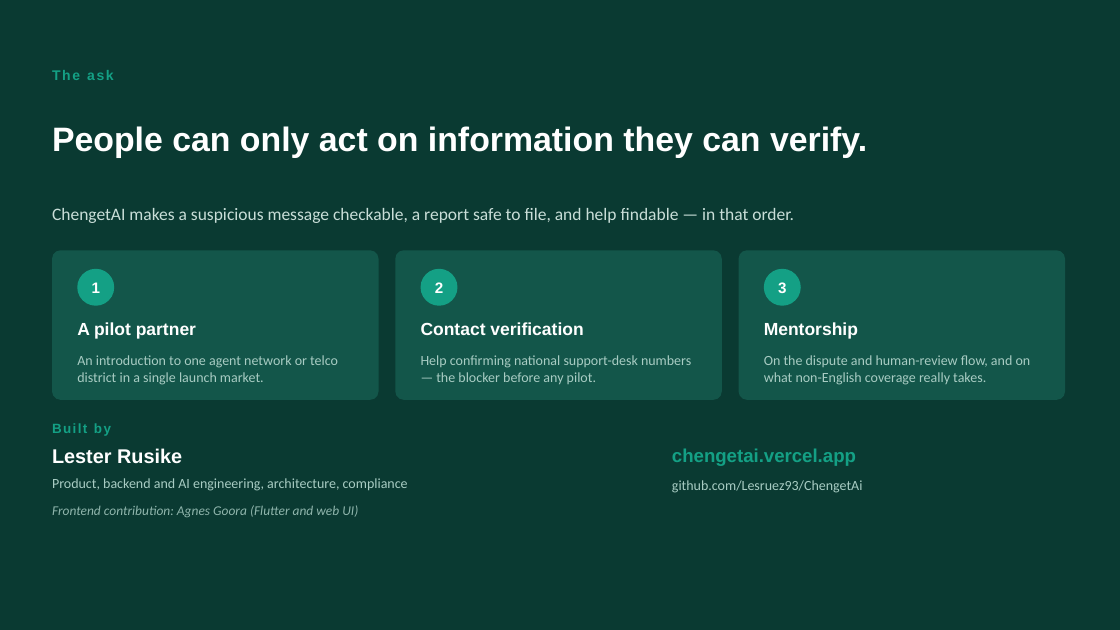
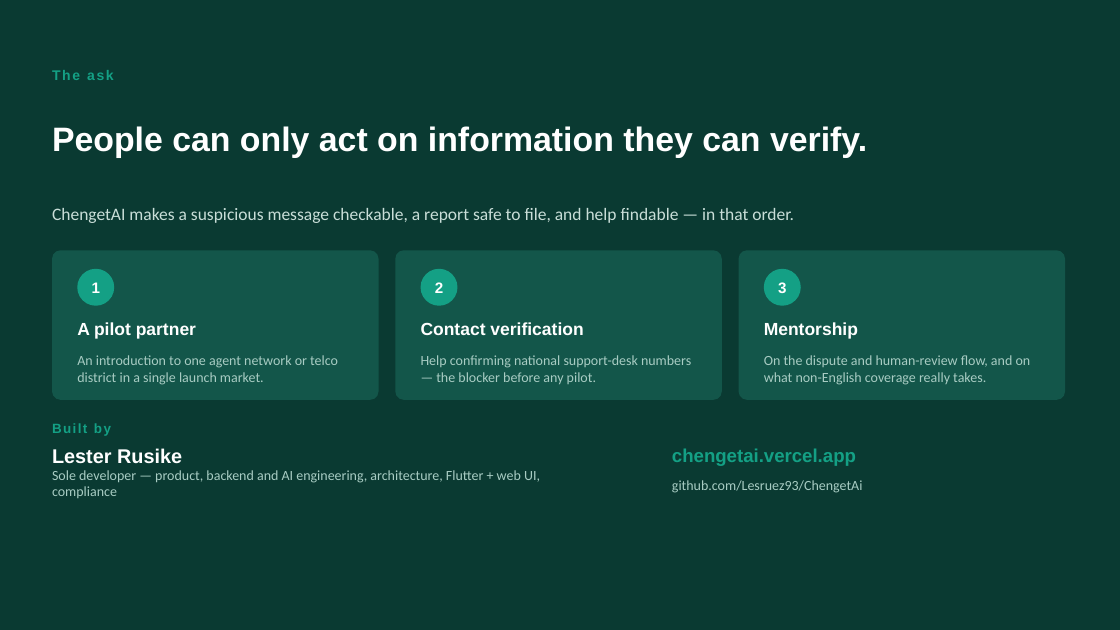
Before and after one commit to Lesruez93/ChengetAi, a slide deck: slide 13 of docs/pitch_deck/ChengetAI-Pitch-Deck.pptx. Drawn at 1120x630 pixels with LibreOffice and Linux fonts; fonts in the diff are those of the drawing. Boxes give left, top, right and bottom in pixels: in the first picture for what was removed or moved away, otherwise in the second. Text is boxed around its words. In the diff, an @@ line names an element or a change of style, - is before the commit and + after.

```diff
--- a/docs/pitch_deck/ChengetAI-Pitch-Deck.pptx
+++ b/docs/pitch_deck/ChengetAI-Pitch-Deck.pptx
@@ text at (52,470,540,498): text changed @@
-Product, backend and AI engineering, architecture, compliance
+Sole developer — product, backend and AI engineering, architecture, Flutter + web UI, compliance
@@ text removed at (52,505,358,517) @@
-Frontend contribution: Agnes Goora (Flutter and web UI)
```
Also in this commit, not shown: 1 other slide changed, 4 other files.
